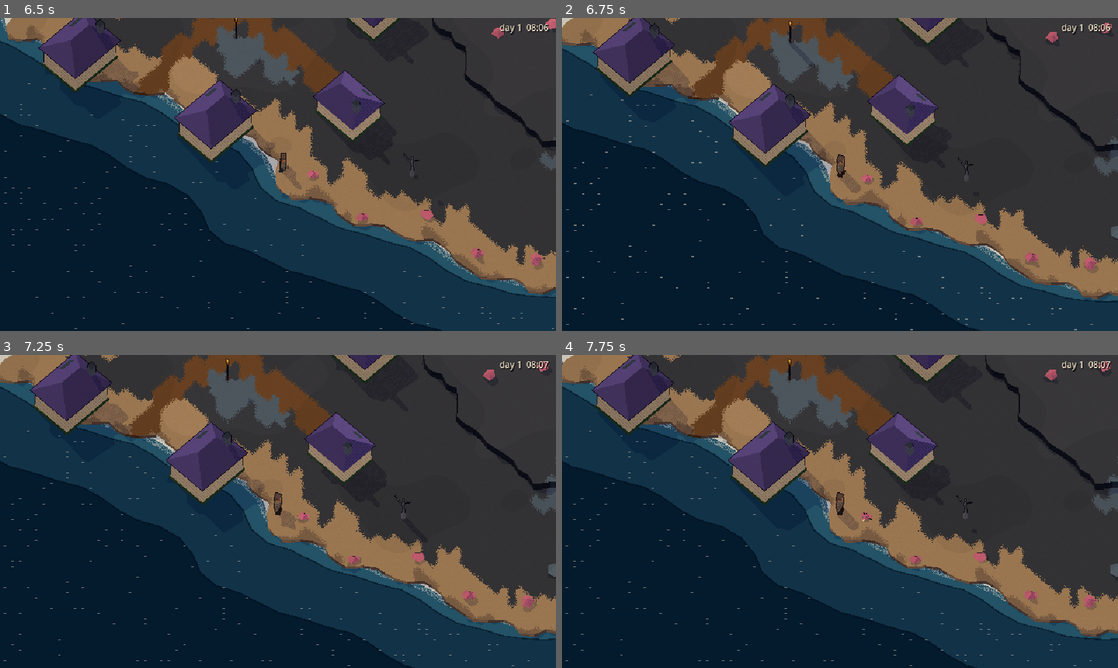
Above: before the commit, frames 1-4 (two rows, left to right).
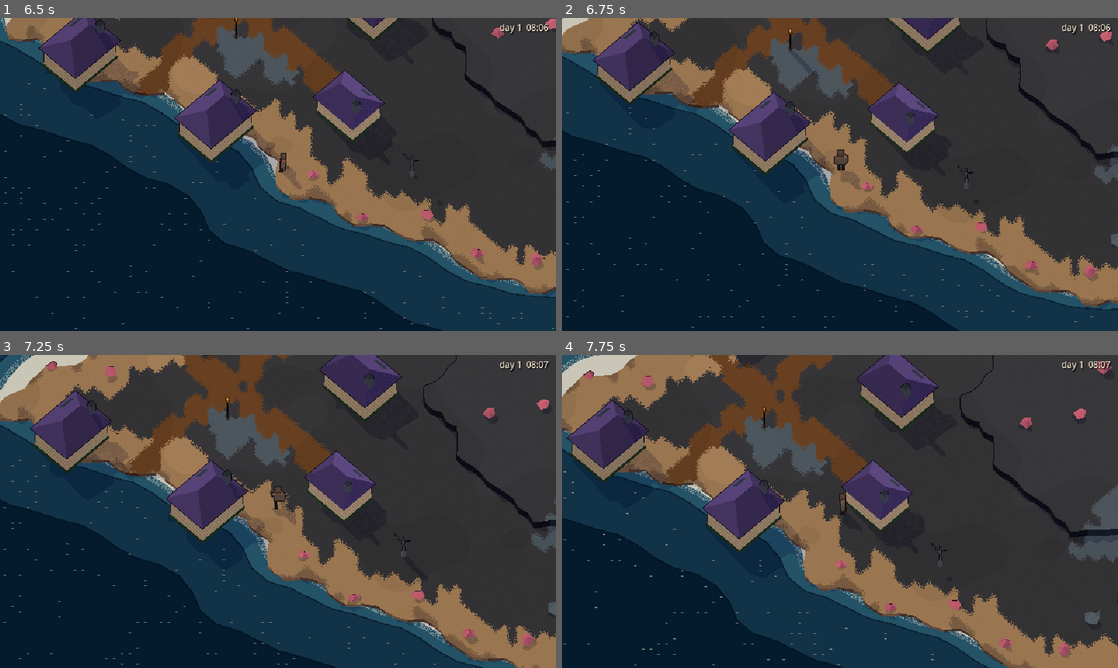
Above: after the commit, the same moments.

Repository: Xaxis/unspent-ortho
Game: Godot game, scene res://src/main.tscn
Two runs of this game, one before a commit and one after it. Both use one fixed random seed, a clock stepped at 60 frames per second and the inputs below.
Inputs:
- Up to frame 1 (6.5 s): hold D (move_right) 0.53-1.28 s; hold C (craft) 0.53-1.28 s; tap E (use) at 0.8, 1.35, 2.3 s; hold S (move_down) 1.28-2.03 s; tap C (craft) at 1.55, 3.05, 4.55, 5.85 s; hold D (move_right) 2.03-2.78 s; hold C (craft) 2.03-2.78 s; hold W (move_up) 2.78-3.53 s; tap Shift (dodge) at 2.85 s; hold E (use) 3.53-4.28 s; hold A (move_left) 3.53-5.03 s; tap F (lamp) at 3.6 s; tap Space (swing) at 4.35 s; hold S (move_down) 5.03-5.78 s; hold E (use) 5.03-5.78 s; hold D (move_right) from 5.78 s (still down)
- Up to frame 2 (6.75 s): release D (move_right) at 6.53 s; hold W (move_up) from 6.53 s (still down); hold E (use) from 6.53 s (still down)
- Up to frame 3 (7.25 s): keep holding W (move_up); keep holding E (use)
- Up to frame 4 (7.75 s): release W (move_up) at 7.28 s; release E (use) at 7.28 s; hold D (move_right) from 7.28 s (still down); tap C (craft) at 7.35 s

Frame 1 is identical in both runs. In frame 2, 18% of the frame differs, in the area x 0-100%, y 0-100%; in frame 3, 49%; in frame 4, 59%.

Commit message:
Let a tour press use the way a player does
Survival read the use and craft keys from input events, which a tour's
Input.action_press never sends, so the way in could not be proven through the
real keys. It now reads the edge of the held action, which a device and a tour
both move, whenever in the frame the press lands.

tours/survival.tour walks a normal seed 1 start through it: driftwood off the
laid strand, dead wood, two stones, a fire asked for and laid with two
presses, the night by it, and morning.

Diff:
--- a/src/systems/50_survival.gd
+++ b/src/systems/50_survival.gd
@@ -25,6 +25,9 @@
 var _again_prop: WorldProp = null
 var _again_at := 0.0
 var _screen_touched := false
+var _screen_frame := -10
+var _use_down := false
+var _craft_down := false
 
 
 func setup(g: Game) -> void:
@@ -149,6 +152,7 @@
 
 func _on_screen_changed(_screen: StringName, _open: bool) -> void:
 	_screen_touched = true
+	_screen_frame = Engine.get_process_frames()
 
 
 func _on_inventory_changed() -> void:
@@ -156,12 +160,22 @@
 		game.player.model.set_held(game.inventory.held)
 
 
-func _unhandled_input(event: InputEvent) -> void:
-	if game == null or game.input_blocked() or event.is_echo():
-		return
-	if event.is_action_pressed("use"):
+## The keys are read as the edge of the action's held state, not from input events
+## or "just pressed", so a press made by a device and one made by a tour
+## (Input.action_press, at any point in a frame) take the same path. A press on the
+## frame a screen opened or closed belongs to that screen.
+func _read_keys() -> void:
+	var use_down := Input.is_action_pressed("use")
+	var craft_down := Input.is_action_pressed("craft")
+	var use_pressed := use_down and not _use_down
+	var craft_pressed := craft_down and not _craft_down
+	_use_down = use_down
+	_craft_down = craft_down
+	if game.input_blocked() or Engine.get_process_frames() - _screen_frame <= 1:
+		return
+	if use_pressed:
 		Survival.use(game)
-	elif event.is_action_pressed("craft"):
+	elif craft_pressed:
 		_craft_wait = 2
 		_screen_touched = false
 
@@ -169,6 +183,7 @@
 func _process(delta: float) -> void:
 	if game == null:
 		return
+	_read_keys()
 	if _craft_wait >= 0:
 		_craft_wait -= 1
 		# Only if no screen opened or closed on the same press: a crafting screen owns the key.
--- a/tests/survival/test_in_game.gd
+++ b/tests/survival/test_in_game.gd
@@ -84,6 +84,22 @@
 	game.body.fed_until = game.clock.minutes - 60.0
 	check(sys.call("eat", &"mussels"), "eaten through the system")
 	eq(game.inventory.count(&"mussels"), 1)
+	await _run(1.0)
+
+	# The real key: a press is read from the action's held state, whenever in a frame
+	# it was made (a device, or a tour's Input.action_press), and holding it is one press.
+	game.player.facing += PI * 0.5
+	var reeds := _put(PropKind.REEDS)
+	Input.action_press("use")
+	await tree.process_frame
+	await tree.process_frame
+	check(Survival.busy(game), "a press of the use key started the work")
+	var started_at: float = SurvivalState.of(game).job.get("done_at", -1.0)
+	await tree.process_frame
+	eq(SurvivalState.of(game).job.get("done_at", -1.0), started_at, "held down, it is still the one press")
+	Input.action_release("use")
+	await _run(1.5)
+	check(game.world.depleted.has(reeds.id), "and the reeds were cut")
 	game.queue_free()
 	await tree.process_frame
 	eq(Survival.fixed_now, -1.0, "real time again once the game is gone")
Not shown, added: tours/survival.tour
